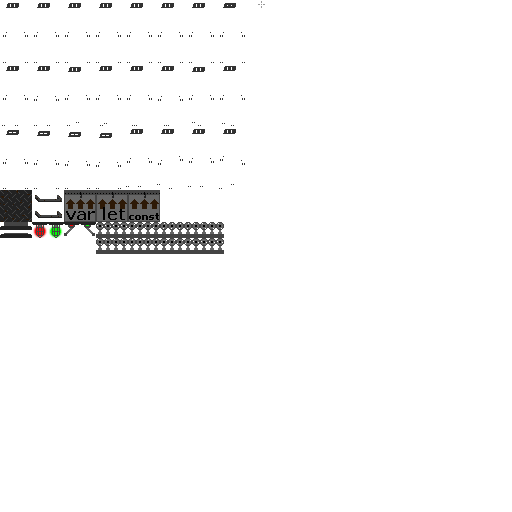
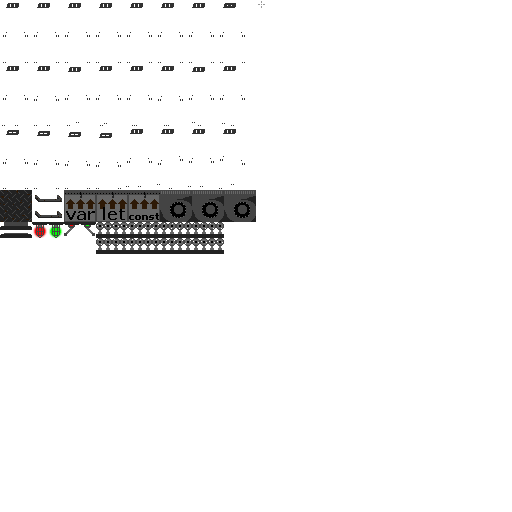
Two versions of the same layered image (512x512). Layer-by-layer changes:
painted on "Background" over [96, 190, 256, 254]
